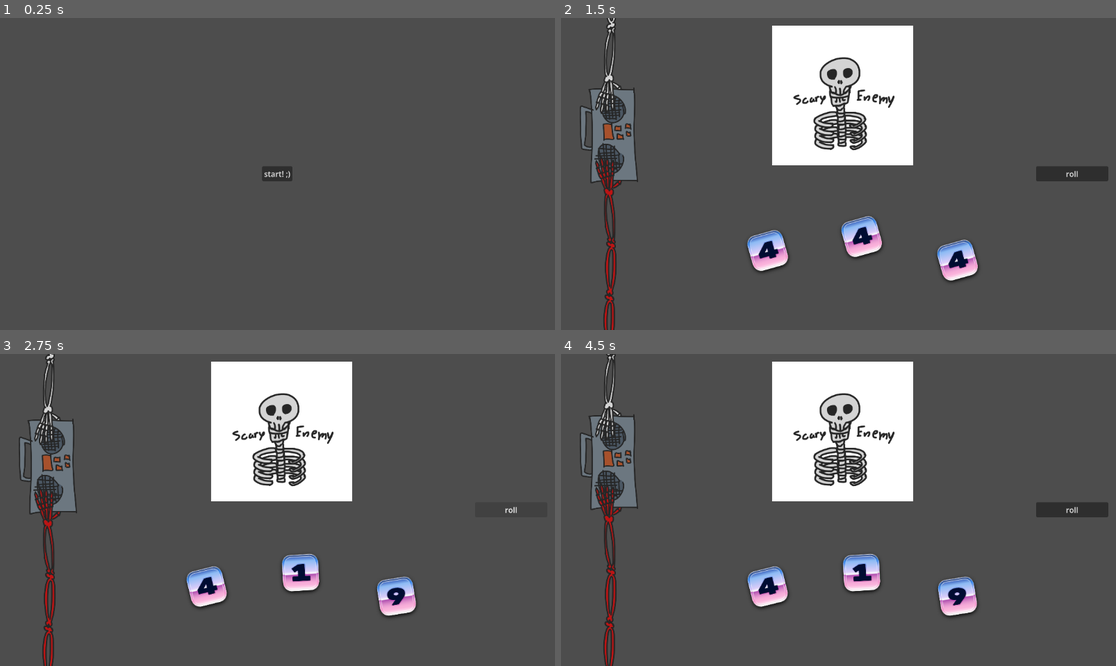
Above: before the commit, frames 1-4 (two rows, left to right).
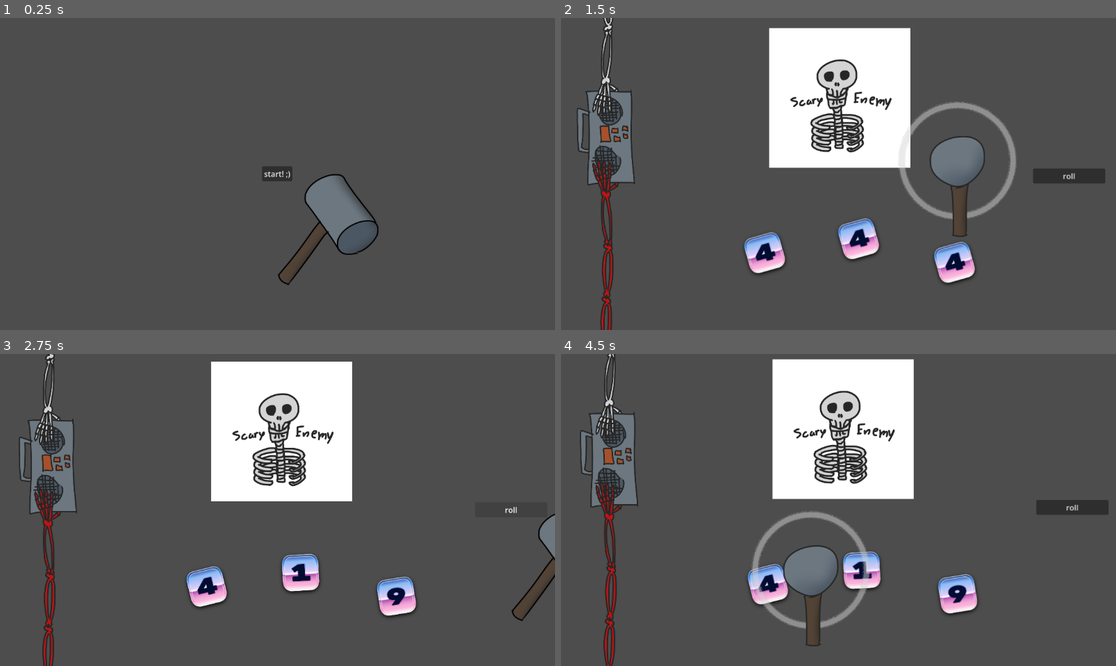
Above: after the commit, the same moments.

Repository: vhoyer/ludum_dare_60
Game: Godot game, scene res://stages/main_menu/main_menu.tscn
The game is run twice, just before and just after one commit, with the same random seed, the same clock (stepped at 60 frames per second) and the same inputs.
Inputs (mouse positions are in pixels of both pictures, inside the frame that each line leads up to):
- Up to frame 1 (0.25 s): no input
- Up to frame 2 (1.5 s): click "start! ,)" at 0.5 s; move the mouse to (960, 158) at 1.27 s; hold Right (ui_right) from 1.28 s (still down); tap K at 1.35 s; click (960, 158) at 1.42 s
- Up to frame 3 (2.75 s): release Right (ui_right) at 2 s; click "roll" at 2 s
- Up to frame 4 (4.5 s): move the mouse to (727, 525) at 2.77 s; hold Down (ui_down) 2.78-3.53 s; tap K at 2.85, 3.6, 4.35 s; click (727, 525) at 2.92 s; tap Enter at 3.5 s; move the mouse to (894, 441) at 3.52 s; hold Right (ui_right) 3.53-4.28 s; click (894, 441) at 3.67 s; move the mouse to (810, 572) at 4.27 s; hold Up (ui_up) from 4.28 s (still down); click (810, 572) at 4.42 s

The runs differ from the first frame. In frame 1, 1.8% of the frame differs, in the area x 50-69%, y 49-86%; in frame 2, 9.9%, in the area x 2-99%, y 0-100%; in frame 3, 0.5%; in frame 4, 7.7%.

Commit message:
🐛 Remove impact effect from default cursor

Diff:
--- a/components/game_cursor/cursor_resource.gd
+++ b/components/game_cursor/cursor_resource.gd
@@ -20,7 +20,7 @@
 var _pressed_sound: AudioEventBus.Id
 
 @export_enum('none', 'impact')
-var pressed_effect: String = 'none'
+var _pressed_effect: String = 'none'
 
 
 enum Type {
@@ -29,12 +29,17 @@
 }
 
 
-func apply(sprite: Sprite2D, type: Type) -> void:
+func apply(cursor: GameCursor, type: Type) -> void:
 	match type:
 		Type.NORMAL:
-			sprite.texture = _normal
-			sprite.offset = _normal_offset
+			cursor.sprite.texture = _normal
+			cursor.sprite.offset = _normal_offset
+
 		Type.PRESSED:
-			sprite.texture = _pressed
-			sprite.offset = _pressed_offset
+			cursor.sprite.texture = _pressed
+			cursor.sprite.offset = _pressed_offset
+
 			AudioEventBus.emit(_pressed_sound)
+
+			if cursor.has_method('_effect_%s' % _pressed_effect):
+				cursor.call('_effect_%s' % _pressed_effect)
--- a/components/game_cursor/cursors/hammer.tres
+++ b/components/game_cursor/cursors/hammer.tres
@@ -10,5 +10,5 @@
 _pressed = ExtResource("2_qnb4u")
 _pressed_offset = Vector2(-77, -69)
 _pressed_sound = 5
-pressed_effect = "impact"
+_pressed_effect = "impact"
 metadata/_custom_type_script = "uid://ea62rs5o56wh"
--- a/components/game_cursor/cursors/hand.tres
+++ b/components/game_cursor/cursors/hand.tres
@@ -8,5 +8,5 @@
 _pressed = ExtResource("1_xh8nm")
 _pressed_offset = Vector2(-132, -132)
 _pressed_sound = 6
-pressed_effect = "impact"
+_pressed_effect = "impact"
 metadata/_custom_type_script = "uid://ea62rs5o56wh"
--- a/components/game_cursor/game_cursor.gd
+++ b/components/game_cursor/game_cursor.gd
@@ -10,7 +10,7 @@
 
 
 @onready
-var _cursor_sprite: Sprite2D = %Cursor
+var sprite: Sprite2D = %Cursor
 
 @onready
 var _particles: GPUParticles2D = %Particles
@@ -18,7 +18,7 @@
 
 func _ready() -> void:
 	cursor = _default_cursor
-	cursor.apply(_cursor_sprite, CursorResource.Type.NORMAL)
+	cursor.apply(self, CursorResource.Type.NORMAL)
 
 
 func _process(_delta: float) -> void:
@@ -29,14 +29,11 @@
 	if event is InputEventMouseButton:
 		if event.button_index == MOUSE_BUTTON_LEFT:
 			if event.is_pressed():
-				cursor.apply(_cursor_sprite, CursorResource.Type.PRESSED)
-
-				match cursor.pressed_effect:
-					'impact': _impact()
+				cursor.apply(self, CursorResource.Type.PRESSED)
 			else:
-				cursor.apply(_cursor_sprite, CursorResource.Type.NORMAL)
+				cursor.apply(self, CursorResource.Type.NORMAL)
 
 
-func _impact() -> void:
+func _effect_impact() -> void:
 	VHDUtils.camera_2d_shake(self, 10, 0.2)
 	_particles.restart()
--- a/components/game_cursor/game_cursor.tscn
+++ b/components/game_cursor/game_cursor.tscn
@@ -1,7 +1,7 @@
 [gd_scene format=3 uid="uid://usqu7frh72wo"]
 
 [ext_resource type="Script" uid="uid://bfrgc2xrx58px" path="res://components/game_cursor/game_cursor.gd" id="1_0mnap"]
-[ext_resource type="Resource" uid="uid://bx586f3ywe4bs" path="res://components/game_cursor/cursors/default.tres" id="2_kqhv7"]
+[ext_resource type="Resource" uid="uid://d17wkpun5jdvw" path="res://components/game_cursor/cursors/hammer.tres" id="2_kqhv7"]
 [ext_resource type="Texture2D" uid="uid://bbecw3msbwwvw" path="res://assets/cursor/wave.png" id="3_kqhv7"]
 
 [sub_resource type="Curve" id="Curve_44guq"]
